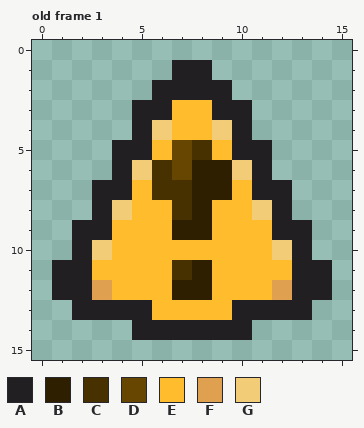
File history of a pixel-art file, Assets/Pixelart/UI/warning.aseprite. Above is the file before it was changed.
16x16 pixels, 1 frame. Shown: old frame 1.
Palette (. is transparent): A #211f21  B #2e1f00  C #473100  D #664600  E #ffbd2e  F #dfa150  G #f3cc77
New version:
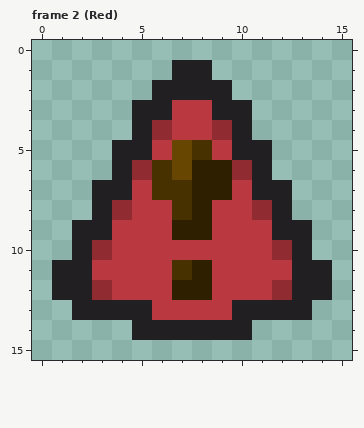
A new or re-ordered frame is compared with the old frame closest to it.
Commit: Add stuck red warning
The edit:
frames 1 -> 2
@@ palette @@
-E #ffbd2e
+E #ba3840
-G #f3cc77
+G #912b32
--- frame 2 (Red) is new; against old frame 1
@@ x 0..15 @@
 11 .AAEEEECBEEEEAA.
-12 .AAFEEEBBEEEFAA.
+12 .AAGEEEBBEEEGAA.
 13 ..AAAAEEEEAAAA..
Changed places in both pictures, as pixel boxes (x1, y1, x2, y2):
changed: (92, 100, 292, 320)
